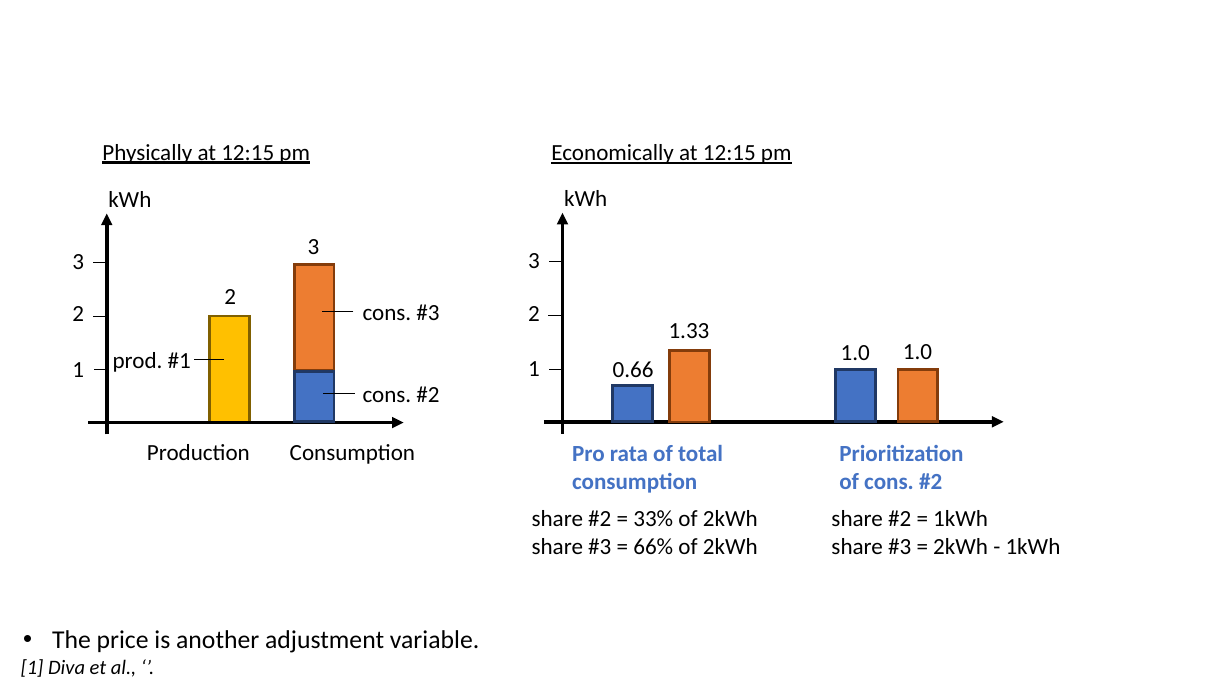
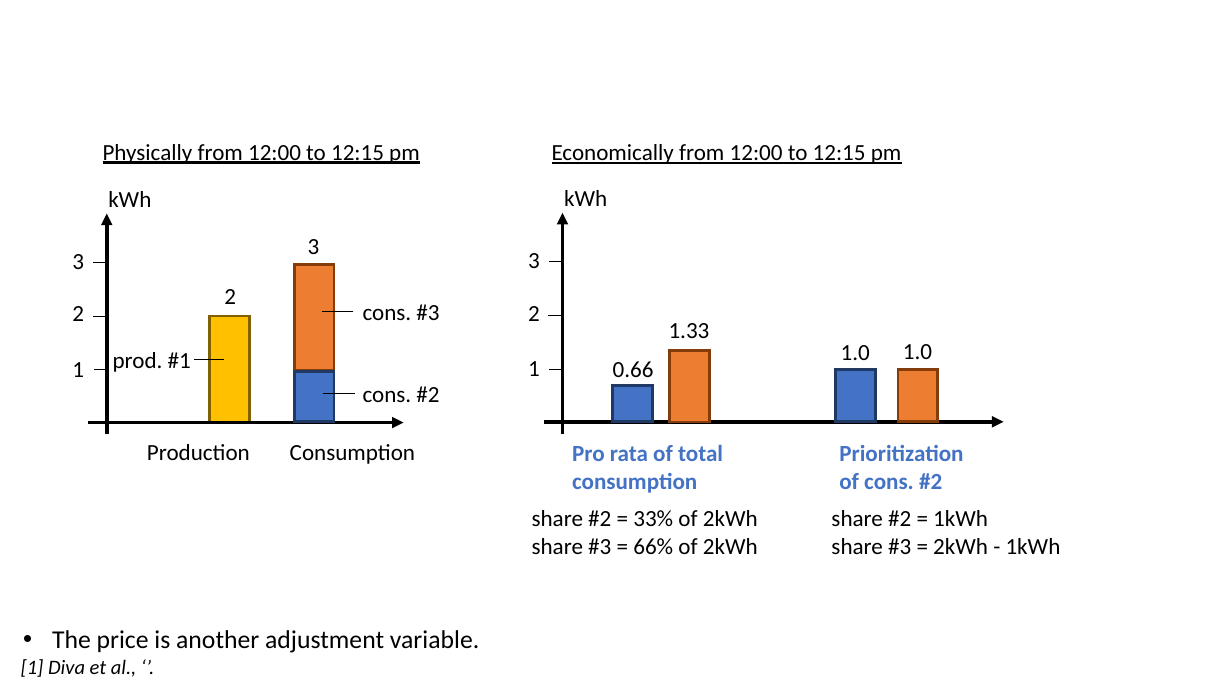
Before and after one commit to Jonathan56/supplementary_thesis, a slide deck: slide 25 of figures.pptx (slide 23 before the commit). Drawn at 1232x693 pixels with LibreOffice and Linux fonts; fonts in the diff are those of the drawing. Boxes give left, top, right and bottom in pixels: in the first picture for what was removed or moved away, otherwise in the second. Text is boxed around its words. In the diff, an @@ line names an element or a change of style, - is before the commit and + after.

```diff
--- a/figures.pptx
+++ b/figures.pptx
@@ text at <box>103,144,420,164</box>: text changed @@
-Physically at 12:15 pm
+Physically from 12:00 to 12:15 pm
@@ text at <box>552,144,902,164</box>: text changed @@
-Economically at 12:15 pm
+Economically from 12:00 to 12:15 pm
```
Also in this commit, not shown: 12 other slides changed, 4 slides added, 3 other files.
